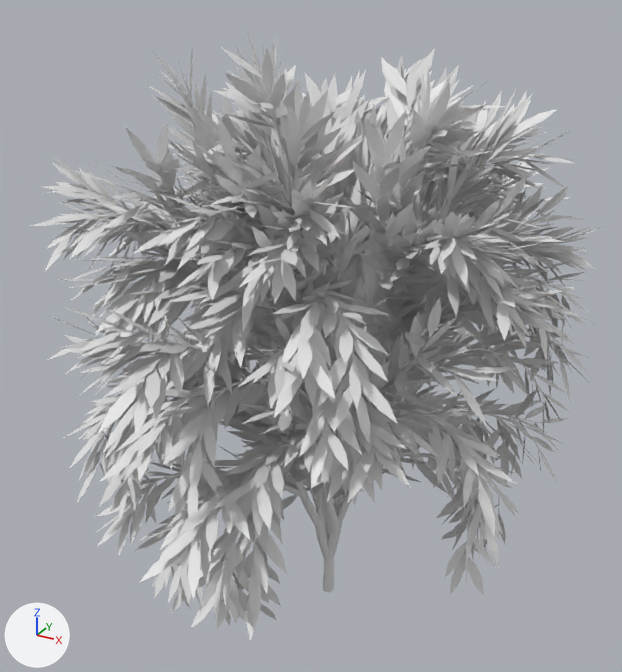
An edit to the glTF model shooter/objects/tree_02.glb, drawn before and after from the same camera.
Rendered twice from a 50 mm camera at (2.73, -5.27, 4.97) aimed at (-0.16, -0.02, 2.34). The axes (+X, +Y, +Z) are drawn at lower left. The lights are the same throughout. Where no turn or scale is listed for an object, it has been applied to the vertices.

Objects in the first picture: 'leaves', 'tree_02'.
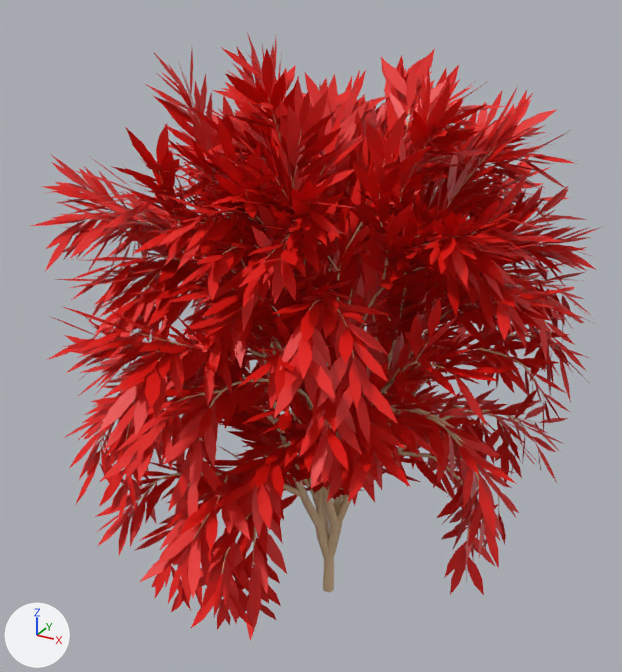
Commit message: Some basic materials for the trees

Where the change shows, as pixel boxes (x1, y1, x2, y2) in the pictures (622 x 672 px):
'leaves', recoloured (grey to red)
    both: (29, 32, 599, 641)
'tree_02', recoloured
    both: (82, 94, 561, 593)

The change in detail:
Material 'mat_leaf_red' (mat_mat_leaf_red) is new.
Its base color is (0.8, 0.00341, 0.0) (red #e70b00).
Material 'mat_bark_ash' (mat_mat_bark_ash) is new.
Its base color is (0.8, 0.565, 0.34) (beige #e7c69e).
me_tree has 16298 vertices, 30000 faces and spans x -1.93..1.5, y -1.87..1.65, z 0.0..4.29.
me_tree now uses material mat_mat_bark_ash (beige #e7c69e).
me_leaves has 36167 vertices, 24120 faces and spans x -2.22..1.8, y -2.19..2.03, z 0.24..4.56.
me_leaves now uses material mat_mat_leaf_red (red #e70b00).
